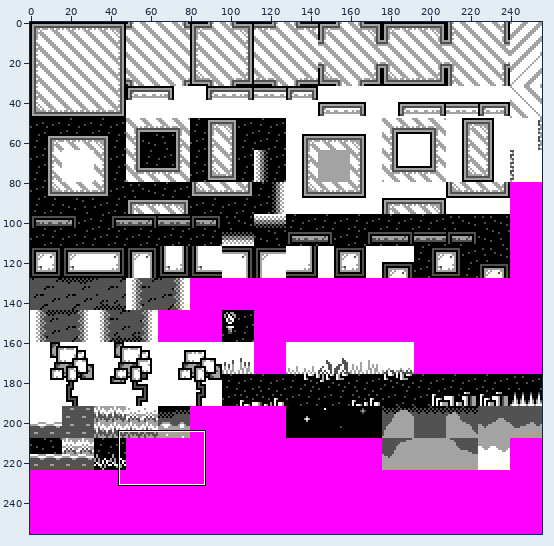
File history of a sprite sheet, data/blocks.def.png. The first picture is a wide view before the edit; the outline marks the close-up.
Close-up. The starting point:
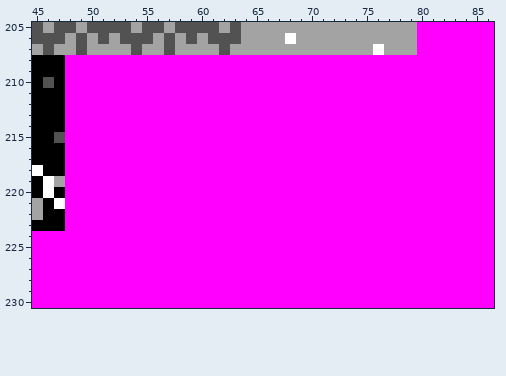
The file is 256x256 pixels. Shown: x 45..86, y 205..230.
The result:
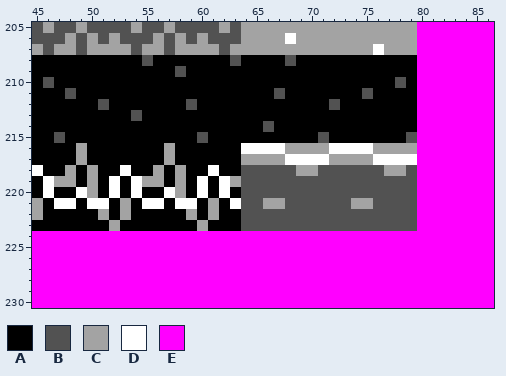
Palette (. is transparent): A #000000  B #525252  C #a3a3a3  D #ffffff  E #ff00ff
The exact change:
@@ x 45..86 @@
 207 CBCCBCCCCBCCBCCCCBCCCCCCCCCCCCCDCCCEEEEEEE
-208 AAAEEEEEEEEEEEEEEEEEEEEEEEEEEEEEEEEEEEEEEE
-209 AAAEEEEEEEEEEEEEEEEEEEEEEEEEEEEEEEEEEEEEEE
-210 ABAEEEEEEEEEEEEEEEEEEEEEEEEEEEEEEEEEEEEEEE
-211 AAAEEEEEEEEEEEEEEEEEEEEEEEEEEEEEEEEEEEEEEE
-212 AAAEEEEEEEEEEEEEEEEEEEEEEEEEEEEEEEEEEEEEEE
-213 AAAEEEEEEEEEEEEEEEEEEEEEEEEEEEEEEEEEEEEEEE
-214 AAAEEEEEEEEEEEEEEEEEEEEEEEEEEEEEEEEEEEEEEE
-215 AABEEEEEEEEEEEEEEEEEEEEEEEEEEEEEEEEEEEEEEE
-216 AAAEEEEEEEEEEEEEEEEEEEEEEEEEEEEEEEEEEEEEEE
-217 AAAEEEEEEEEEEEEEEEEEEEEEEEEEEEEEEEEEEEEEEE
-218 DAAEEEEEEEEEEEEEEEEEEEEEEEEEEEEEEEEEEEEEEE
-219 ADCEEEEEEEEEEEEEEEEEEEEEEEEEEEEEEEEEEEEEEE
-220 ADAEEEEEEEEEEEEEEEEEEEEEEEEEEEEEEEEEEEEEEE
-221 CADEEEEEEEEEEEEEEEEEEEEEEEEEEEEEEEEEEEEEEE
-222 CAAEEEEEEEEEEEEEEEEEEEEEEEEEEEEEEEEEEEEEEE
-223 AAAEEEEEEEEEEEEEEEEEEEEEEEEEEEEEEEEEEEEEEE
+208 AAAAAAAAAABAAAAAAABAAAABAAAAAAAAAAAEEEEEEE
+209 AAAAAAAAAAAAABAAAAAAAAAAAAAAAAAAAAAEEEEEEE
+210 ABAAAAAAAAAAAAAAAAAAAAAAAAAAAAAAABAEEEEEEE
+211 AAABAAAAAAAAAAAAAAAAAABAAAAAAABAAAAEEEEEEE
+212 AAAAAABAAAAAAABAAAAAAAAAAAABAAAAAAAEEEEEEE
+213 AAAAAAAAABAAAAAAAAAAAAAAAAAAAAAAAAAEEEEEEE
+214 AAAAAAAAAAAAAAAAAAAAABAAAAAAAAAAAAAEEEEEEE
+215 AABAAAAAAAAAAAABAAAAAAAAAABAAAAAAABEEEEEEE
+216 AAAACAAAAAAACAAAAAADDDDCCCCDDDDCCCCEEEEEEE
+217 AAAACAAAAAAACAAAAAACCCCDDDDCCCCDDDDEEEEEEE
+218 DAACACAADAACACAADAABBBBBCCBBBBBBCCBEEEEEEE
+219 ADCCACADADCCACADADCBBBBBBBBBBBBBBBBEEEEEEE
+220 ADAADCADADAADCADADABBBBBBBBBBBBBBBBEEEEEEE
+221 CADDADDACADDADDACADBBCCBBBBBBCCBBBBEEEEEEE
+222 CAAAAACACAAAAACACAABBBBBBBBBBBBBBBBEEEEEEE
+223 AAAAAAACAAAAAAACAAABBBBBBBBBBBBBBBBEEEEEEE
 224 EEEEEEEEEEEEEEEEEEEEEEEEEEEEEEEEEEEEEEEEEE
Changed places in both close-ups, as pixel boxes (x1, y1, x2, y2):
changed: (65, 55, 417, 231)
